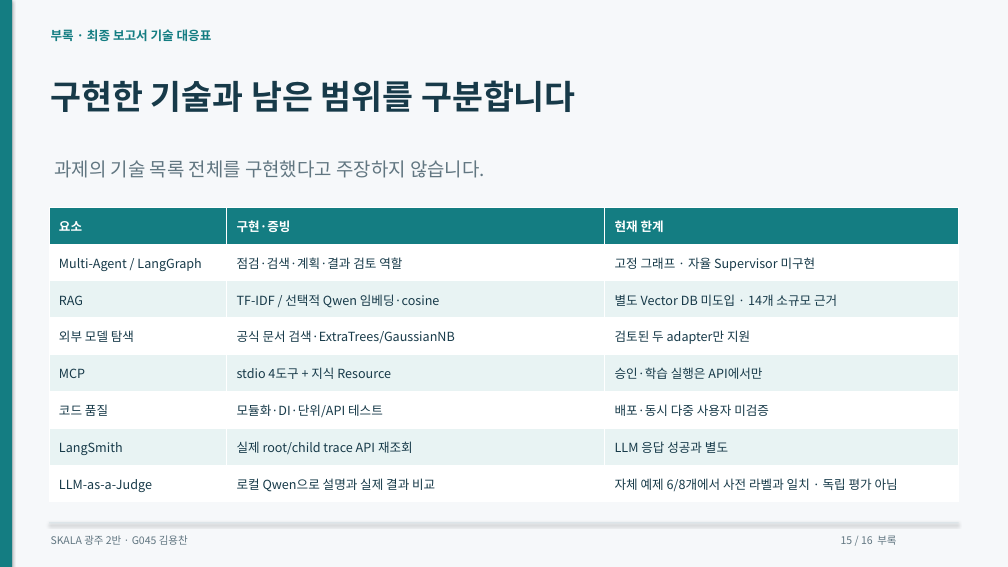
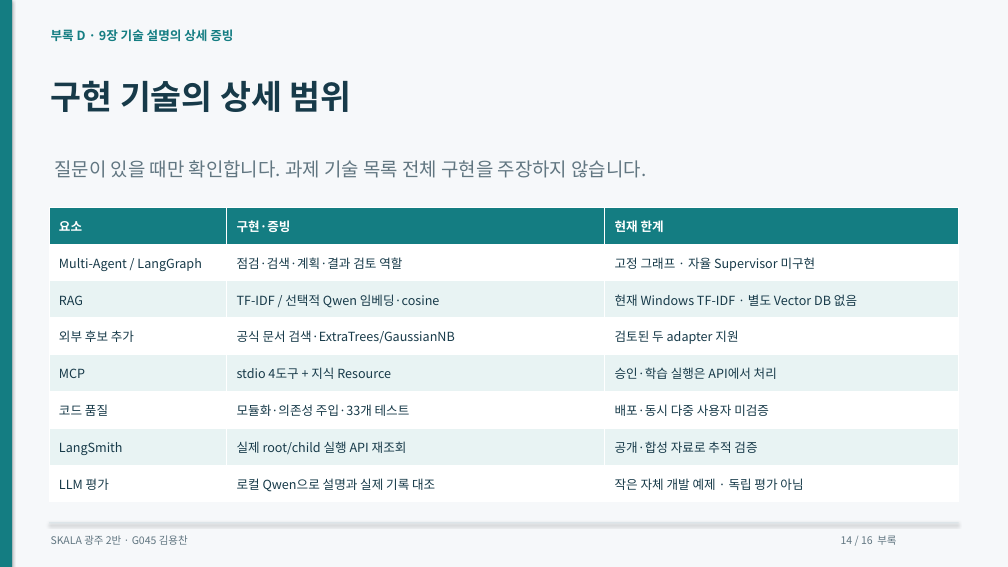
Before and after one commit to dragonchan95/Semiconductor-AI-Agent, a slide deck: slide 14 of docs/G045_Semiconductor_Agent.pptx (slide 15 before the commit). Drawn at 1008x567 pixels with LibreOffice and Linux fonts; fonts in the diff are those of the drawing. Boxes give left, top, right and bottom in pixels: in the first picture for what was removed or moved away, otherwise in the second. Text is boxed around its words. In the diff, an @@ line names an element or a change of style, - is before the commit and + after.

```diff
--- a/docs/G045_Semiconductor_Agent.pptx
+++ b/docs/G045_Semiconductor_Agent.pptx
@@ text at (x1=51, y1=29, x2=233, y2=41): text changed @@
-부록 · 최종 보고서 기술 대응표
+부록 D · 9장 기술 설명의 상세 증빙
@@ text at (x1=51, y1=80, x2=352, y2=112): text changed @@
-구현한 기술과 남은 범위를 구분합니다
+구현 기술의 상세 범위
@@ text at (x1=54, y1=160, x2=646, y2=178): text changed @@
-과제의 기술 목록 전체를 구현했다고 주장하지 않습니다.
+질문이 있을 때만 확인합니다. 과제 기술 목록 전체 구현을 주장하지 않습니다.
@@ table at (x1=49, y1=207, x2=959, y2=502) @@
-row 3, column 3: 별도 Vector DB 미도입 · 14개 소규모 근거
+row 3, column 3: 현재 Windows TF-IDF · 별도 Vector DB 없음
-row 4, column 1: 외부 모델 탐색
+row 4, column 1: 외부 후보 추가
-row 4, column 3: 검토된 두 adapter만 지원
+row 4, column 3: 검토된 두 adapter 지원
-row 5, column 3: 승인·학습 실행은 API에서만
+row 5, column 3: 승인·학습 실행은 API에서 처리
-row 6, column 2: 모듈화·DI·단위/API 테스트
+row 6, column 2: 모듈화·의존성 주입·33개 테스트
-row 7, column 2: 실제 root/child trace API 재조회
+row 7, column 2: 실제 root/child 실행 API 재조회
-row 7, column 3: LLM 응답 성공과 별도
+row 7, column 3: 공개·합성 자료로 추적 검증
-row 8: LLM-as-a-Judge | 로컬 Qwen으로 설명과 실제 결과 비교 | 자체 예제 6/8개에서 사전 라벨과 일치 · 독립 평가 아님
+row 8: LLM 평가 | 로컬 Qwen으로 설명과 실제 기록 대조 | 작은 자체 개발 예제 · 독립 평가 아님
@@ text at (x1=841, y1=535, x2=896, y2=545): text changed @@
-15 / 16 부록
+14 / 16 부록
```
Also in this commit, not shown: 14 other slides changed, 1 slide added, 1 slide removed, 17 other files.
